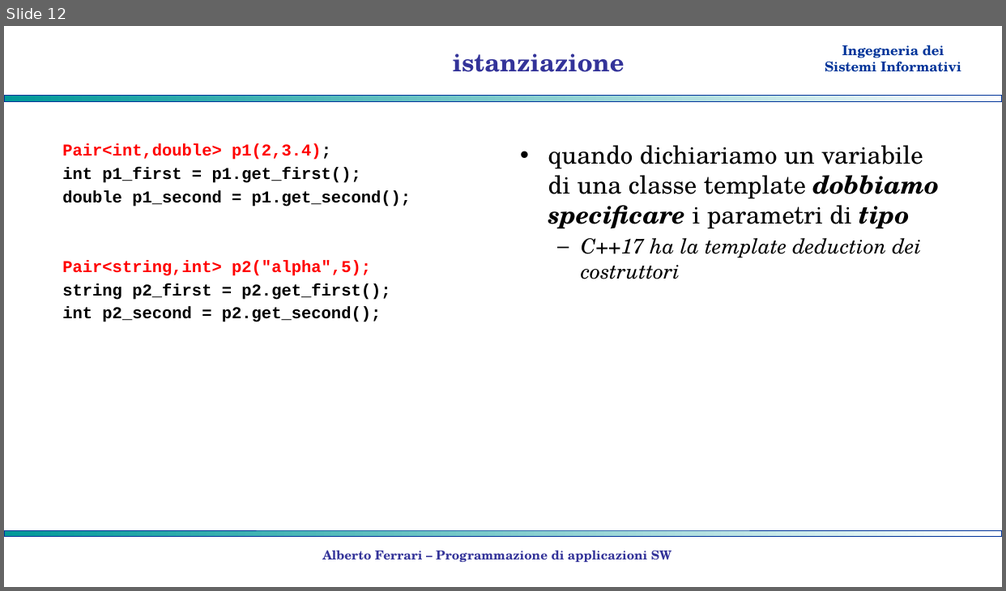
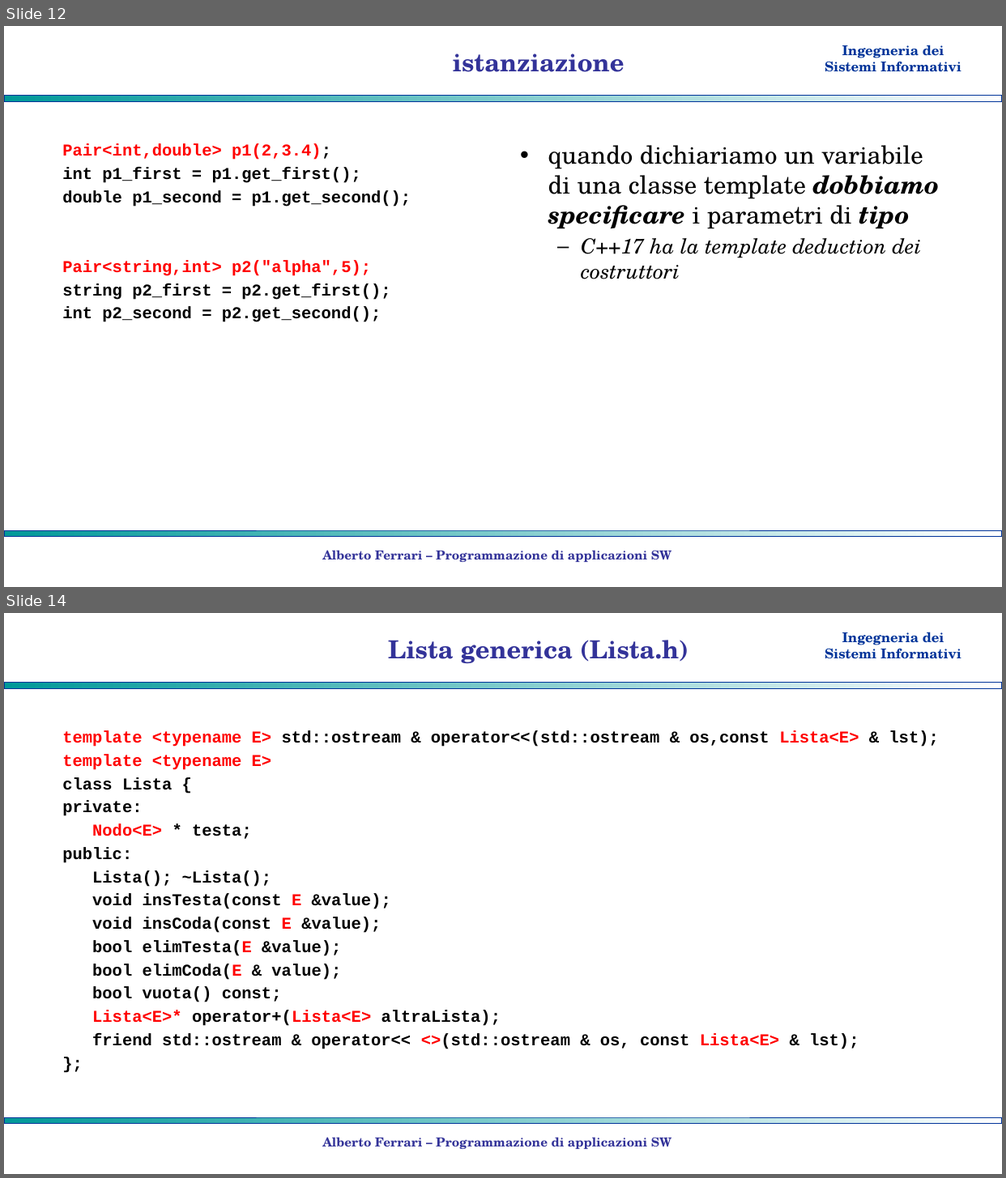
Before and after one commit to albertoferrari/pasw, a slide deck: lezioni/PASW09 - programmazione generica.pptx. Shown one above the other, each under a label of ours: slide 12 before the commit, slides 12 and 14 after it; the slides between them are not shown. The pictures are 1006x591 and 1006x1178 pixels, drawn with LibreOffice and Linux fonts; fonts in the diff are those of the drawing; background and template pictures are left out. Boxes give left, top, right and bottom in pixels: in the first picture for what was removed or moved away, otherwise in the second. Text is boxed around its words. In the diff, an @@ line names an element or a change of style, - is before the commit and + after.

```diff
--- a/lezioni/PASW09 - programmazione generica.pptx
+++ b/lezioni/PASW09 - programmazione generica.pptx
@@ slide 14 added at bbox=[4, 613, 1002, 1174], background #FFFFFF; not listed: 3 template elements that a slide beside it also shows @@
@@ title added at bbox=[388, 640, 688, 664], 24 pt, text #333399, bold @@
+Lista generica (Lista.h)
@@ text added at bbox=[62, 731, 938, 1050], 16 pt, text #000000, bold @@
+template <typename E> std::ostream & operator<<(std::ostream & os,const Lista<E> & lst);
+template <typename E>
+class Lista {
+private:
+Nodo<E> * testa;
+public:
+Lista(); ~Lista();
+void insTesta(const E &value);
+void insCoda(const E &value);
+bool elimTesta(E &value);
+bool elimCoda(E & value);
+bool vuota() const;
+Lista<E>* operator+(Lista<E> altraLista);
+friend std::ostream & operator<< <>(std::ostream & os, const Lista<E> & lst);
+};
@@ text added at bbox=[322, 1137, 671, 1149], 12 pt, text #333399, bold @@
+Alberto Ferrari – Programmazione di applicazioni SW
```
Also in this commit, not shown: 2 slides changed, 2 other slides added, 1 other file.
